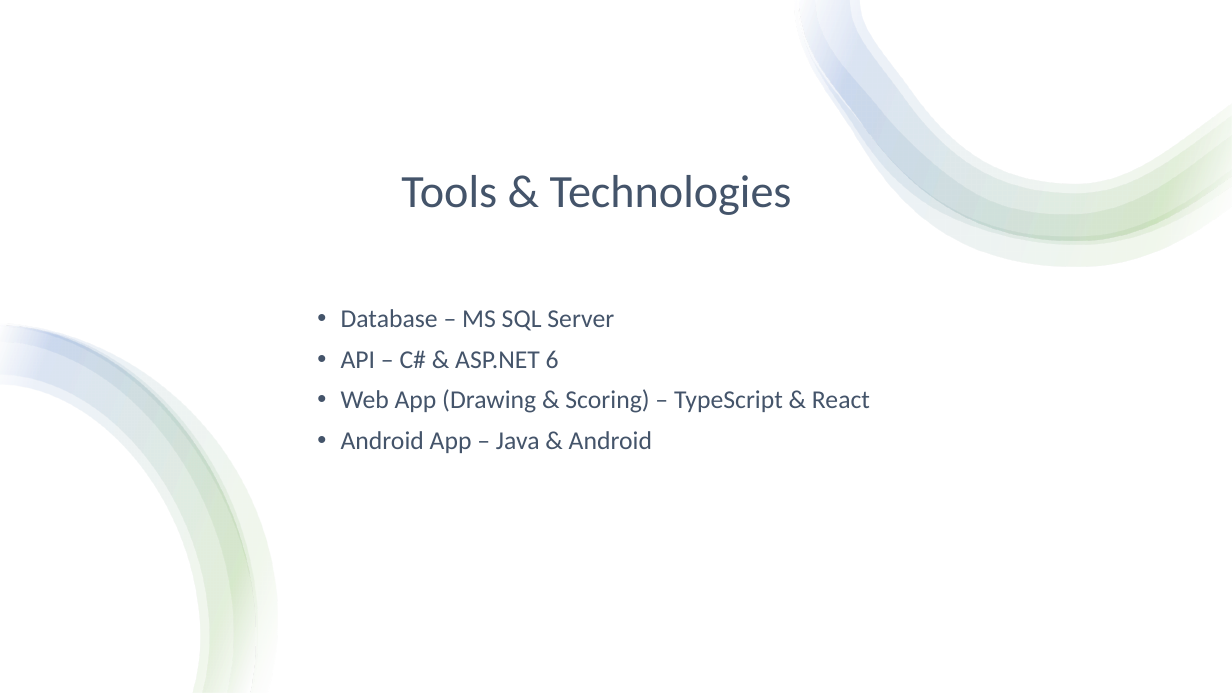
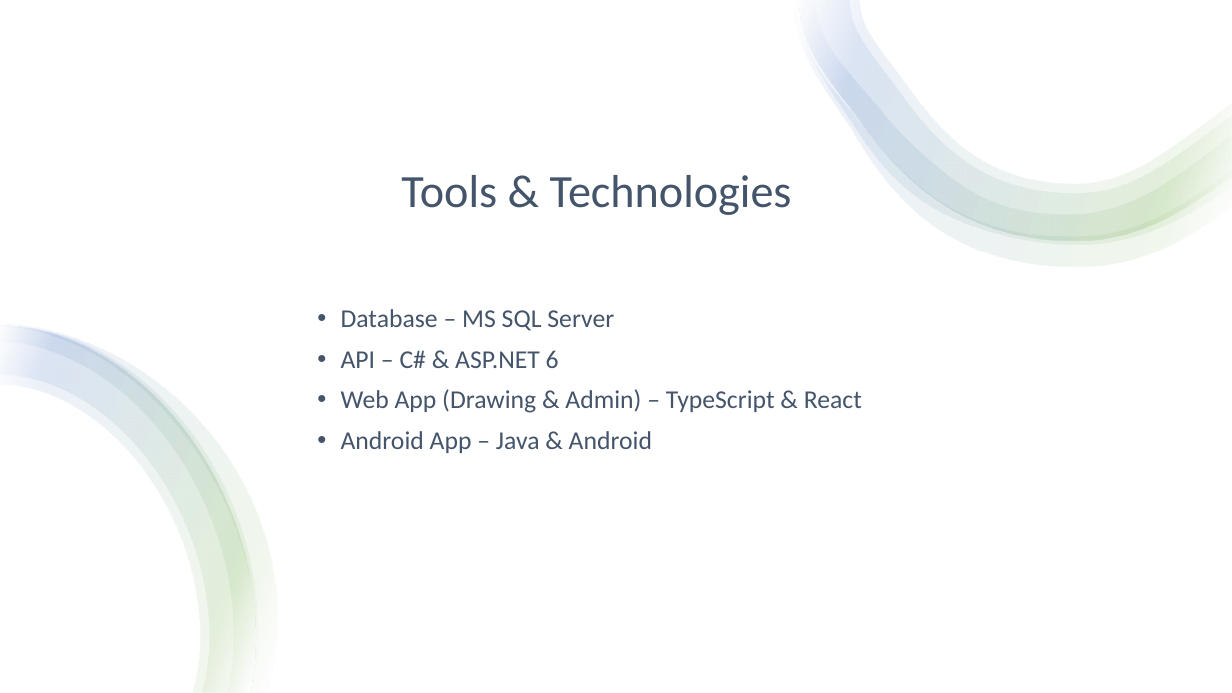
Before and after one commit to jgalminas/nma, a slide deck: slide 8 of Project Docs/National Marine Aquarium.pptx. Drawn at 1232x693 pixels with LibreOffice and Linux fonts; fonts in the diff are those of the drawing. Boxes give left, top, right and bottom in pixels: in the first picture for what was removed or moved away, otherwise in the second. Text is boxed around its words. In the diff, an @@ line names an element or a change of style, - is before the commit and + after.

```diff
--- a/Project Docs/National Marine Aquarium.pptx
+++ b/Project Docs/National Marine Aquarium.pptx
@@ text at [341, 389, 862, 413]: text changed @@
-• Web App (Drawing & Scoring) – TypeScript & React
+• Web App (Drawing & Admin) – TypeScript & React
```
Also in this commit, not shown: 8 other slides changed.
